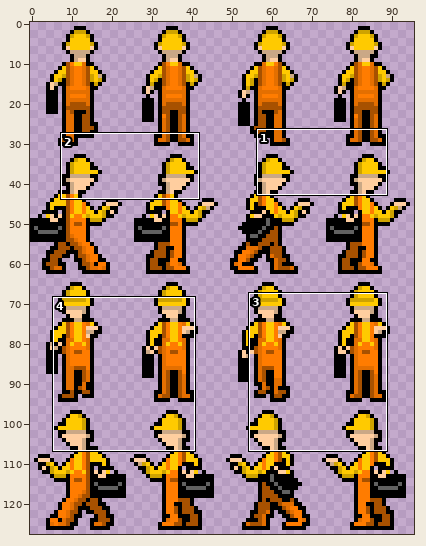
File history of a sprite sheet, img/sprites/privacy_dev_walking.png. The picture above shows the old version from afar; the outline marks the close-up.
Close-up. Old version:
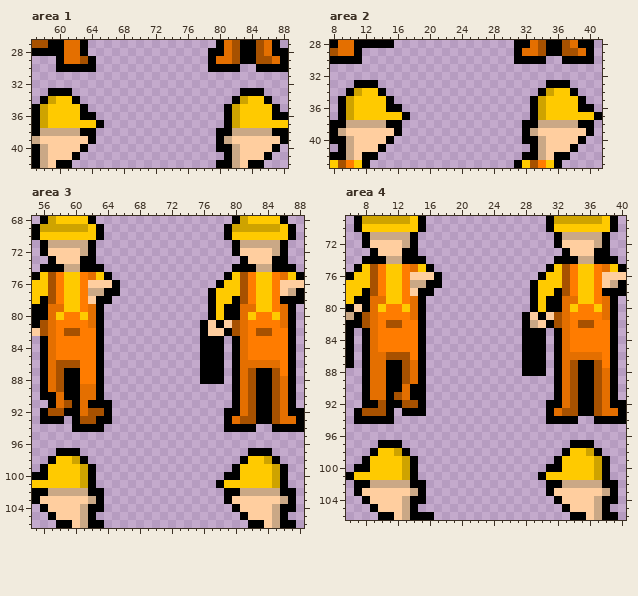
The file is 96x128 pixels. Colours within 5 levels of each other are drawn and written as one. Shown: area 1: x 57..88, y 27..42; area 2: x 8..41, y 28..43; area 3: x 55..88, y 68..106; area 4: x 6..40, y 69..106.
After the commit:
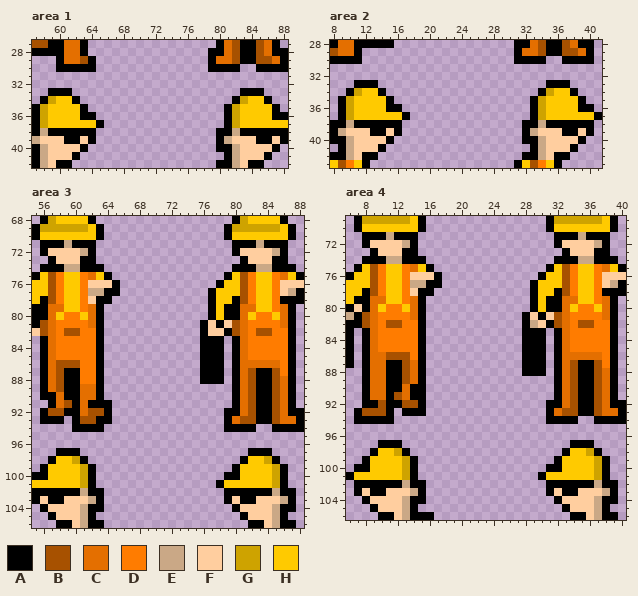
Palette (. is transparent): A #000000  B #a75100  C #e46f00  D #ff7c00  E #caa886  F #ffce9f  G #cea300  H #ffca00
Edits made:
Changed rows in their new state; - is an unchanged pixel.
Area 1:
first column x 59:
38 AAAA--------------------AAAA
39 --AA----------------------AA
Area 2:
first column x 11:
38 AAAA--------------------AAAA
39 --AA----------------------AA
Area 3:
first column x 57:
 71 AA-AA-------------------AA-AA
first column x 57:
102 AAAA--------------------AAAA
103 AA----------------------AA--
Area 4:
first column x 9:
 71 AA-AA-------------------AA-AA
first column x 9:
102 AAAA--------------------AAAA
103 AA----------------------AA--
